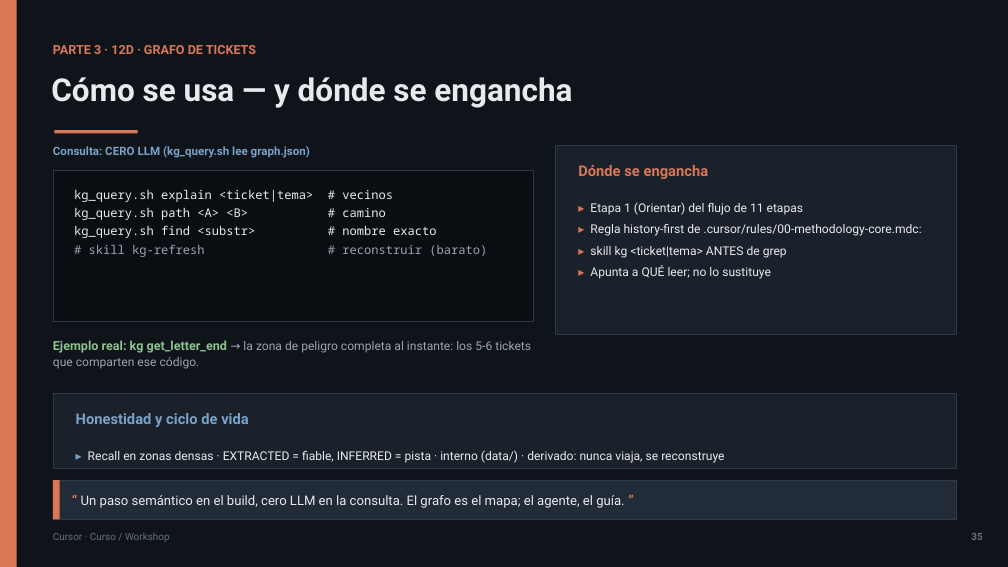
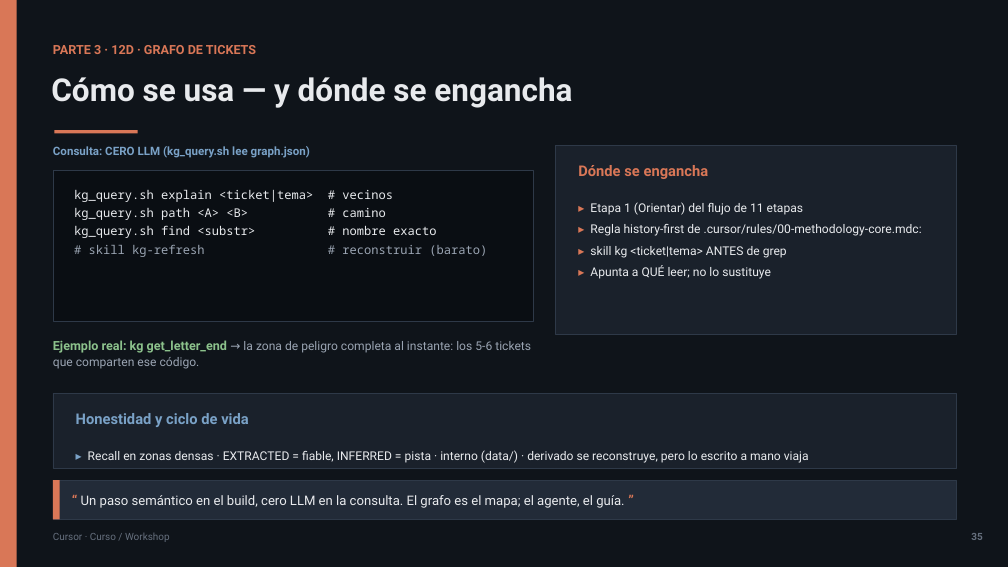
Before and after one commit to olonok69/cursor_code_ml_engineer, a slide deck: slide 35 of presentacion/Cursor_Presentacion.pptx. Drawn at 1008x567 pixels with LibreOffice and Linux fonts; fonts in the diff are those of the drawing. Boxes give left, top, right and bottom in pixels: in the first picture for what was removed or moved away, otherwise in the second. Text is boxed around its words. In the diff, an @@ line names an element or a change of style, - is before the commit and + after.

```diff
--- a/presentacion/Cursor_Presentacion.pptx
+++ b/presentacion/Cursor_Presentacion.pptx
@@ text at bbox=[88, 450, 809, 463]: text changed @@
-▸ Recall en zonas densas · EXTRACTED = fiable, INFERRED = pista · interno (data/) · derivado: nunca viaja, se reconstruye
+▸ Recall en zonas densas · EXTRACTED = fiable, INFERRED = pista · interno (data/) · derivado se reconstruye, pero lo escrito a mano viaja
```
Also in this commit, not shown: 1 other slide changed, 12 other files.
